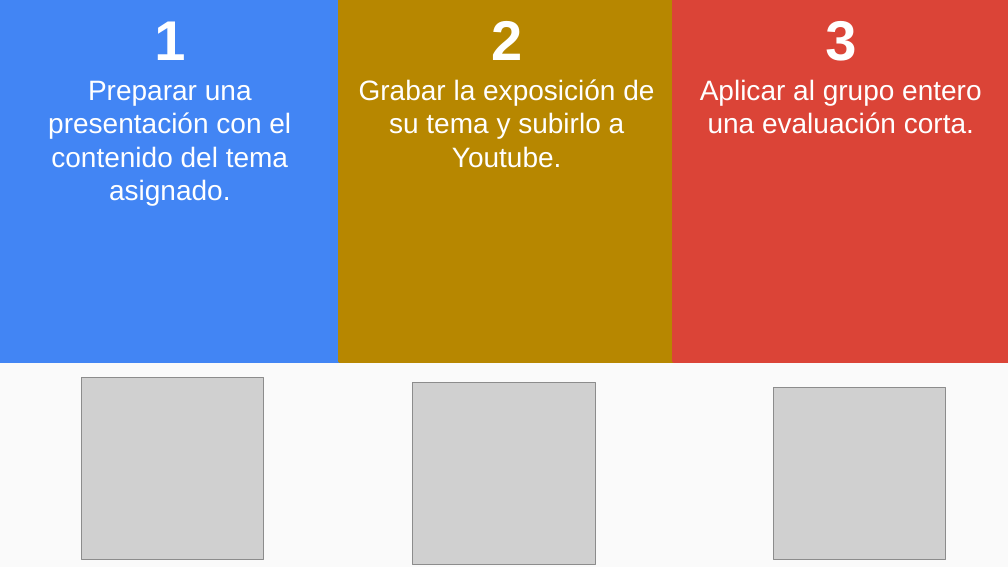
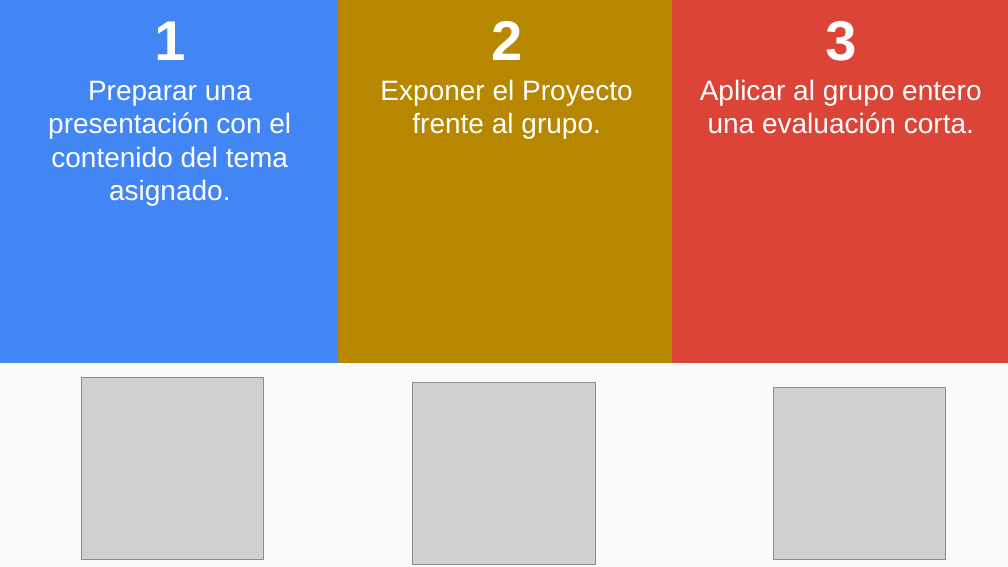
Before and after one commit to OMardil/INFO2_2021, a slide deck: slide 6 of PROYECTO/INFO2_PROYECTO.pptx. Drawn at 1008x567 pixels with LibreOffice and Linux fonts; fonts in the diff are those of the drawing; grey boxes stand for pictures. Boxes give left, top, right and bottom in pixels: in the first picture for what was removed or moved away, otherwise in the second. Text is boxed around its words. In the diff, an @@ line names an element or a change of style, - is before the commit and + after.

```diff
--- a/PROYECTO/INFO2_PROYECTO.pptx
+++ b/PROYECTO/INFO2_PROYECTO.pptx
@@ text in rectangle at [380,79,633,138]: text changed @@
-Grabar la exposición de su tema y subirlo a Youtube.
+Exponer el Proyecto frente al grupo.
```
Also in this commit, not shown: 23 other files.
